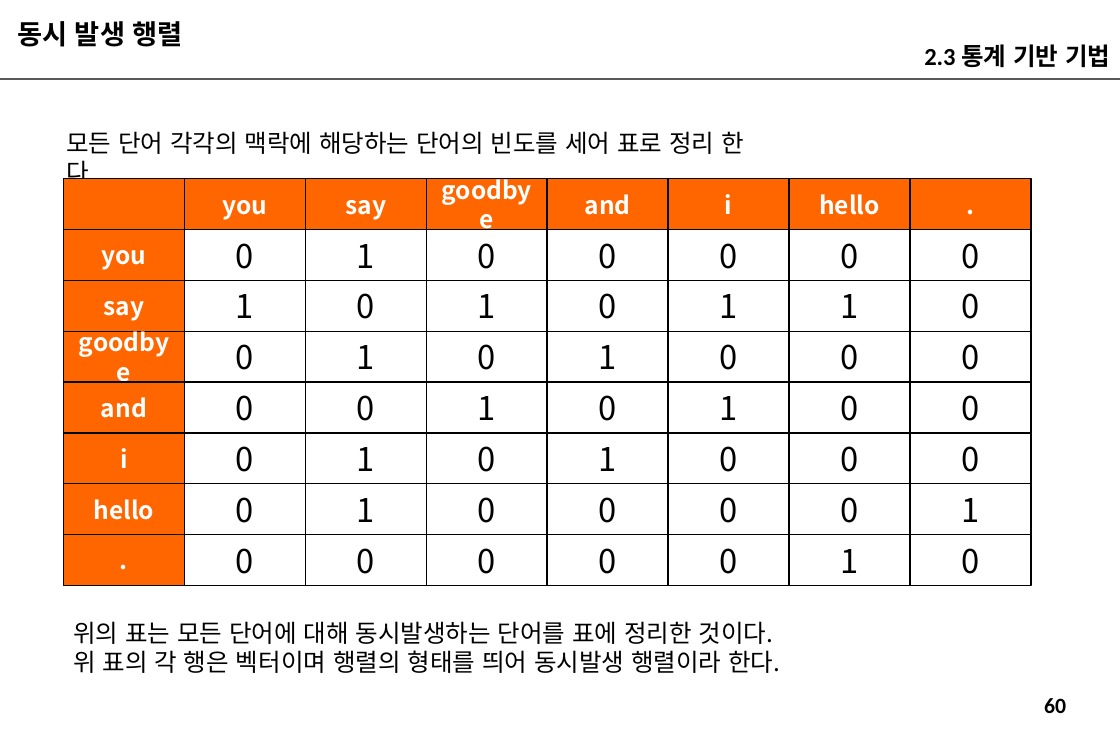
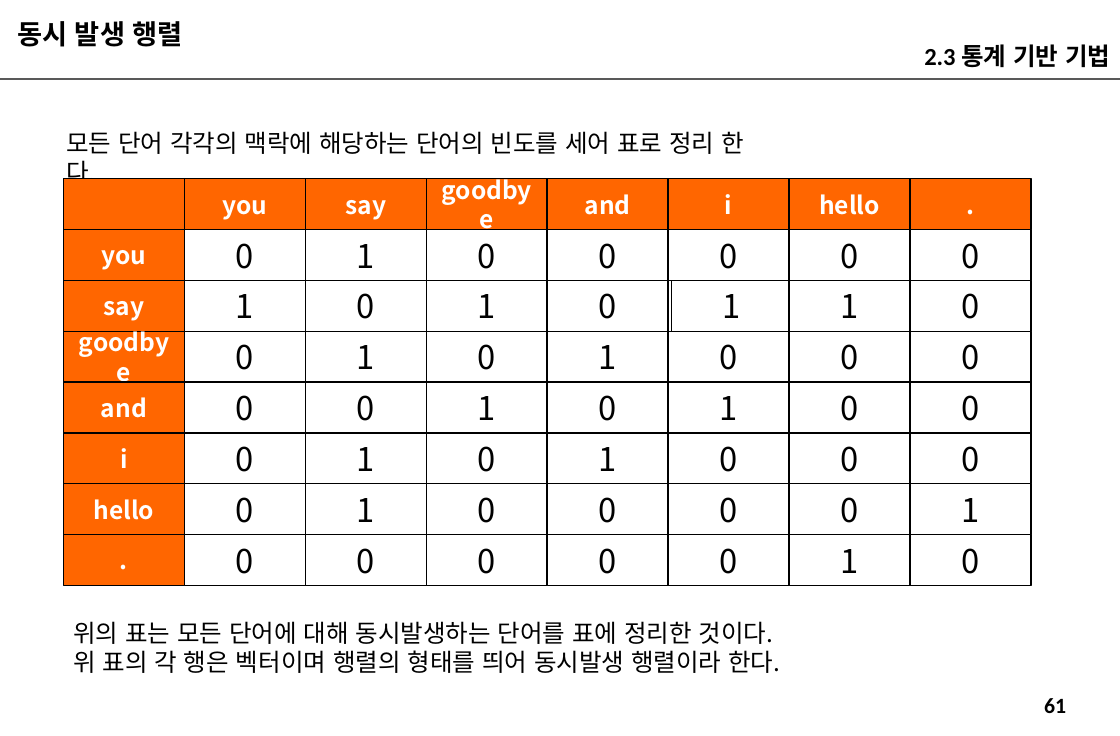
Before and after one commit to imguru-mooc/deep_learning_nlp, a slide deck: slide 61 of 인공지능_자연어처리_2_판서.pptx (slide 60 before the commit). Drawn at 1120x736 pixels with LibreOffice and Linux fonts; fonts in the diff are those of the drawing. Boxes give left, top, right and bottom in pixels: in the first picture for what was removed or moved away, otherwise in the second. Text is boxed around its words. In the diff, an @@ line names an element or a change of style, - is before the commit and + after.

```diff
--- a/인공지능_자연어처리_2_판서.pptx
+++ b/인공지능_자연어처리_2_판서.pptx
@@ rectangle "1": place and size @@
-rectangle "1" at [668,280,789,331]
+rectangle "1" at [672,280,792,331]
@@ page number at [1044,698,1066,713]: text changed @@
-60
+61
```
Also in this commit, not shown: 9 other slides changed, 1 slide added.
